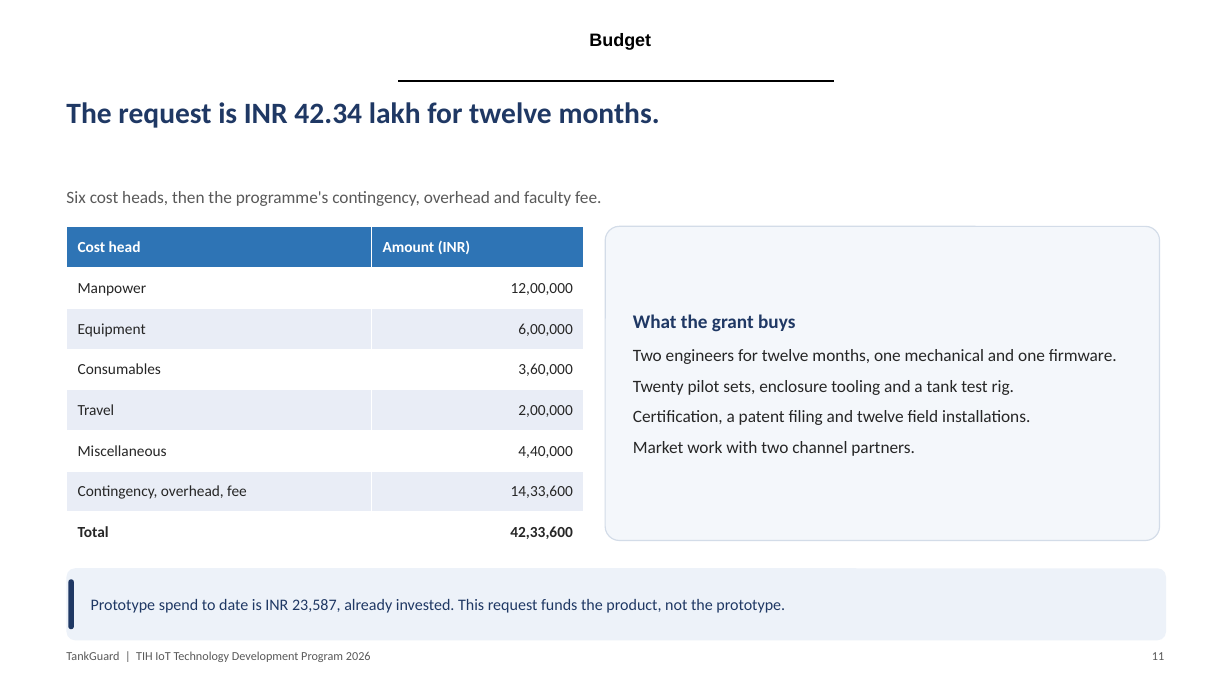
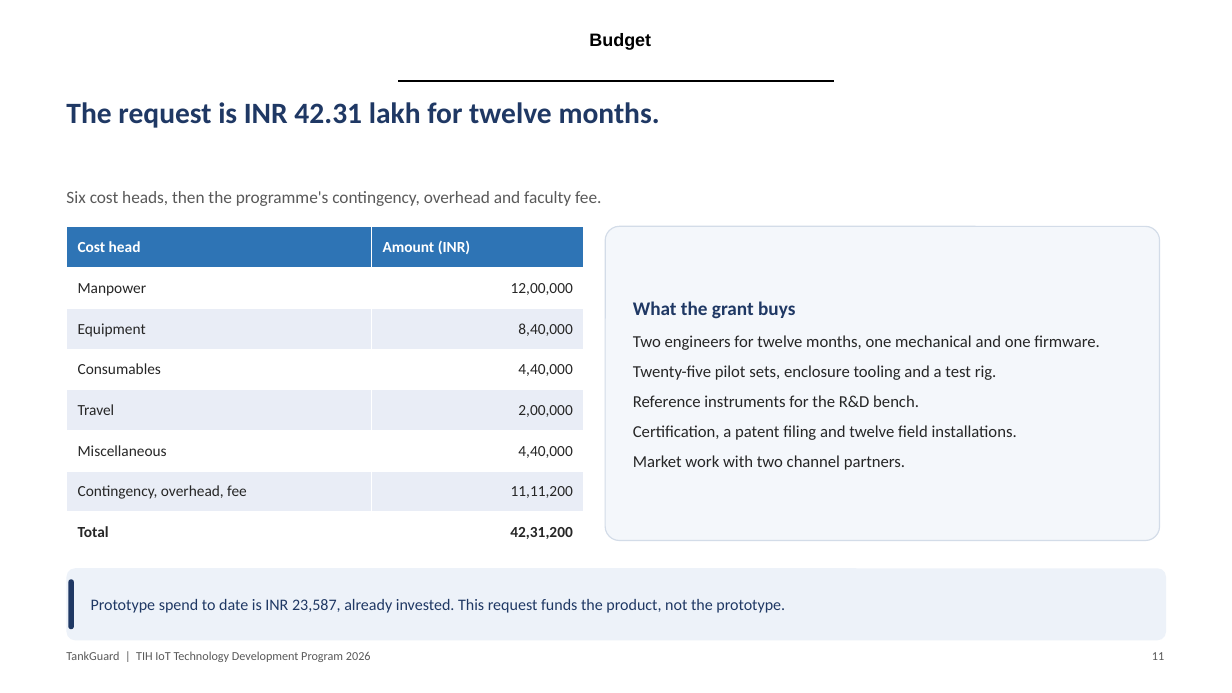
Before and after one commit to adithya-in/tankguard, a slide deck: slide 11 of docs/office/TankGuard_Presentation.pptx. Drawn at 1232x693 pixels with LibreOffice and Linux fonts; fonts in the diff are those of the drawing; background and template pictures are left out. Boxes give left, top, right and bottom in pixels: in the first picture for what was removed or moved away, otherwise in the second. Text is boxed around its words. In the diff, an @@ line names an element or a change of style, - is before the commit and + after.

Commit message:
docs(office): cap the faculty fee at 3 lakh and move the balance into R&D
The faculty fee was 7.06 lakh at the 20 percent cap. It is now 3.00 lakh, and the released amount buys equipment and consumables: reference instruments for the R&D bench (2.4 lakh) and five more pilot sets (0.8 lakh).

Because contingency and overhead are percentages, redirecting the fee also moves those two heads. The grand total falls by 2,400 to 42,31,200, and the tranches are recomputed so every head still sums across the three phases.

```diff
--- a/docs/office/TankGuard_Presentation.pptx
+++ b/docs/office/TankGuard_Presentation.pptx
@@ text at box(66, 102, 660, 128): text changed @@
-The request is INR 42.34 lakh for twelve months.
+The request is INR 42.31 lakh for twelve months.
@@ table at box(67, 226, 584, 553) @@
-row 3, column 2: 6,00,000
+row 3, column 2: 8,40,000
-row 4, column 2: 3,60,000
+row 4, column 2: 4,40,000
-row 7, column 2: 14,33,600
+row 7, column 2: 11,11,200
-row 8, column 2: 42,33,600
+row 8, column 2: 42,31,200
@@ text at box(633, 335, 1100, 470): size 13.5 to 13 pt in "Two engineers for twelve months, one mechanical ...", "Certification, a patent filing and twelve field ...", "Market work with two channel partners." @@
@@ text at box(633, 365, 997, 407): text changed; size 13.5 to 13 pt @@
-Twenty pilot sets, enclosure tooling and a tank test rig.
+Twenty-five pilot sets, enclosure tooling and a test rig.
+Reference instruments for the R&D bench.
```
Also in this commit, not shown: 3 other slides changed, 3 other files.
